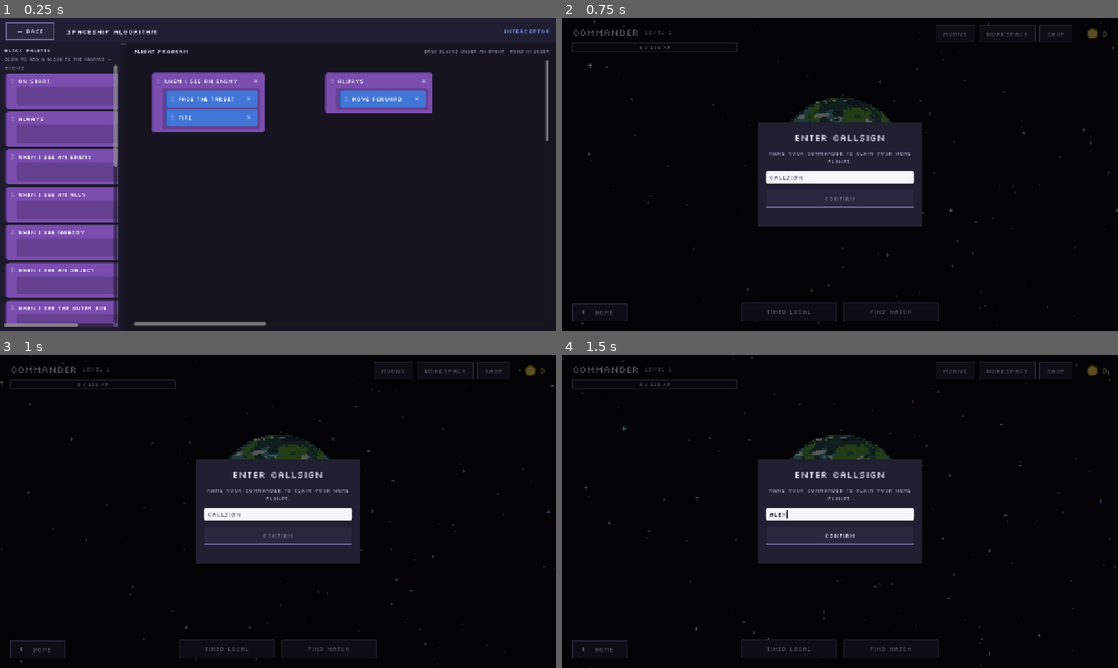
Above: before the commit, frames 1-4 (two rows, left to right).
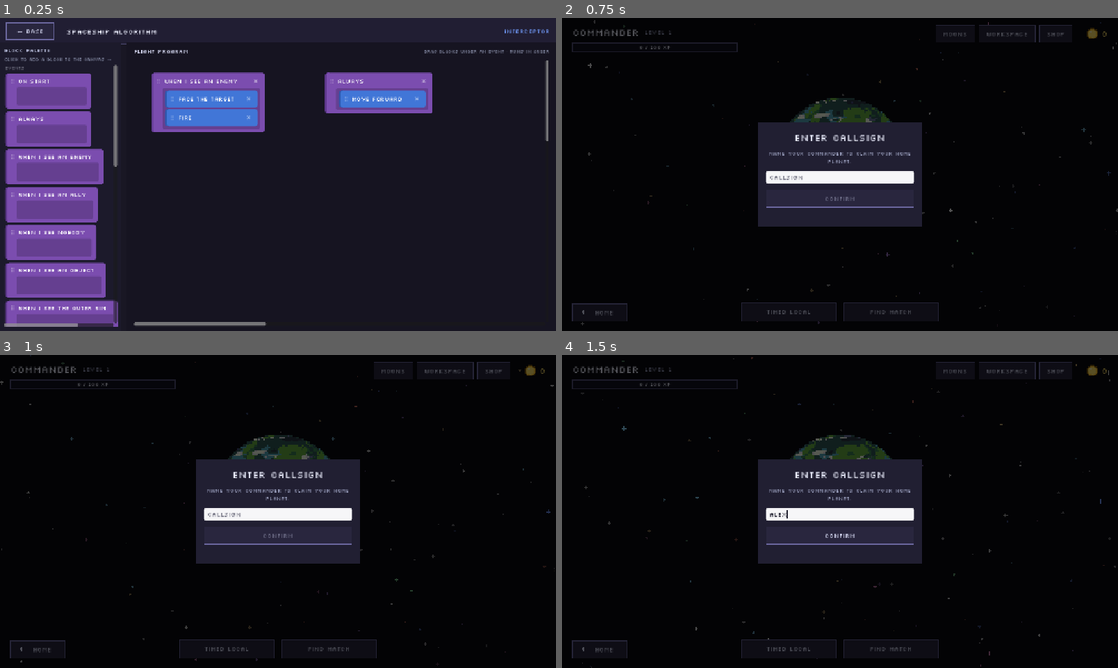
Above: after the commit, the same moments.

Repository: GMU-ASRC/astro-swarm
Game: Godot game, scene res://ui/workspace/ShipWorkspace.tscn
Two runs of this game, one before a commit and one after it. Both use one fixed random seed, a clock stepped at 60 frames per second and the inputs below. This scene is started directly instead of the project's main scene.
Inputs (mouse positions are in pixels of both pictures, inside the frame that each line leads up to):
- Up to frame 1 (0.25 s): no input
- Up to frame 2 (0.75 s): click "← Base" at 0.5 s
- Up to frame 3 (1 s): no input
- Up to frame 4 (1.5 s): click (840, 514) at 1.27 s; type "Alex" at 1.35 s

The runs differ from the first frame. In frame 1, 2.8% of the frame differs, in the area x 15-22%, y 17-99%; in frame 2, nothing differs; in frame 3, nothing differs; in frame 4, nothing differs.

Commit message:
Fixed sidepanel block stretching

Diff:
--- a/ui/workspace/ShipWorkspace.gd
+++ b/ui/workspace/ShipWorkspace.gd
@@ -39,6 +39,7 @@
 
 func _make_palette_item(block_id: String):
 	var wrap := MarginContainer.new()
+	wrap.size_flags_horizontal = Control.SIZE_SHRINK_BEGIN
 	wrap.mouse_filter = Control.MOUSE_FILTER_STOP
 	wrap.mouse_default_cursor_shape = Control.CURSOR_POINTING_HAND
 	var preview := SCRATCH_BLOCK.instantiate()
--- a/ui/workspace/Workspace.gd
+++ b/ui/workspace/Workspace.gd
@@ -248,6 +248,7 @@
 
 func _make_palette_item(block_id: String):
 	var wrap := MarginContainer.new()
+	wrap.size_flags_horizontal = Control.SIZE_SHRINK_BEGIN
 	wrap.mouse_filter = Control.MOUSE_FILTER_STOP
 	wrap.mouse_default_cursor_shape = Control.CURSOR_POINTING_HAND
 	var preview := SCRATCH_BLOCK.instantiate()
